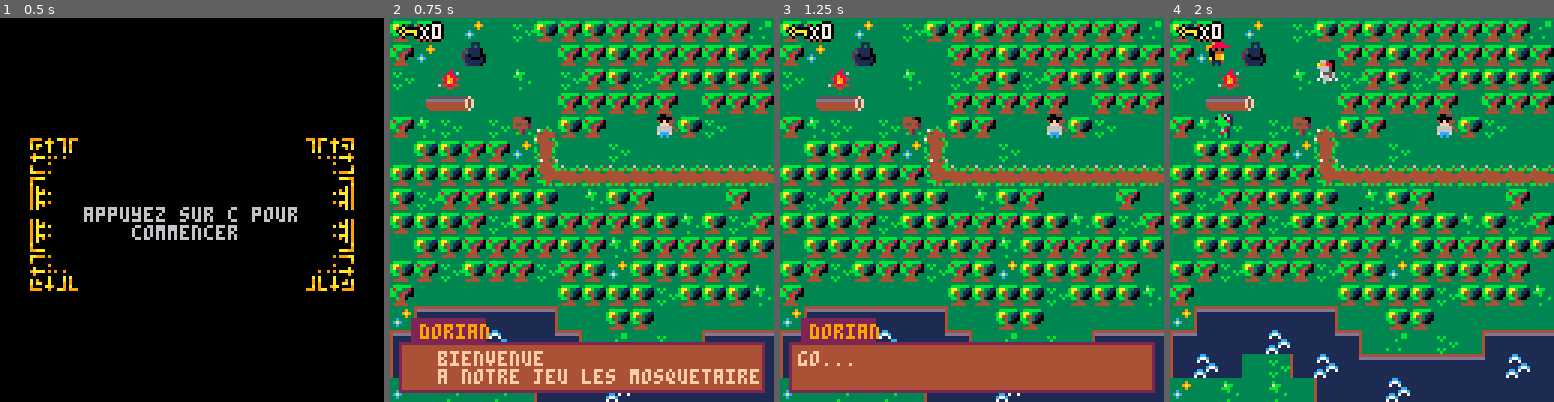
Above: before the commit, frames 1-4 (left to right).
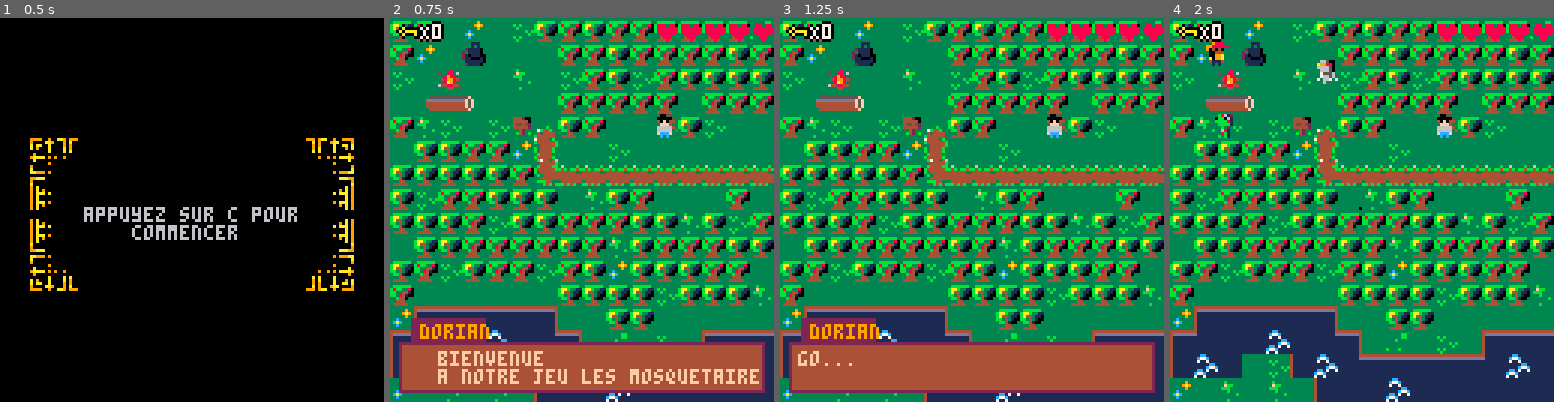
Above: after the commit, the same moments.

Repository: edwardrico/projet-collectif---pico8-les-mousquetaires
Game: PICO-8 cartridge mousquetaires.p8
Same seed, same stepped clock (60 frames per second), same inputs: the game is played once before the commit and once after it.
Inputs:
- Up to frame 1 (0.5 s): tap X (X key) at 0.33 s
- Up to frame 2 (0.75 s): tap O (Z key) at 0.7 s
- Up to frame 3 (1.25 s): tap X (X key) at 1.07 s
- Up to frame 4 (2 s): hold Right from 1.6 s (still down); tap O (Z key) at 1.7 s; tap X (X key) at 1.85 s

Frame 1 is identical in both runs. In frame 2, 0.8% of the frame differs, in the area x 69-100%, y 1-7%; in frame 3, 0.8%; in frame 4, 0.8%.

Commit message:
charlene oumaima gianni

Diff:
--- a/mousquetaires.p8
+++ b/mousquetaires.p8
@@ -134,11 +134,11 @@
 	end
 	--life-----
 
-if (p.life<=0) then
-cls(0)
-stop("try next time...",40,60,7)
-end
-	end
+--if (p.life<=0) then
+--cls(0)
+--stop("try next time...",40,60,7)
+--end
+end
 
 	interact(newx,newy)
 
@@ -595,6 +595,7 @@
 function lose()
 	if p.life<=0 then
 	scene="over"
+	sfx(5)
 	end
 end
 
@@ -634,15 +635,15 @@
 	 camera()
 		palt(0,false)
 		palt(12,true)
-		spr(80,2,2)
+	--	spr(63,2,2)
 		palt()
 
 	for i=1,totallife do
-		spr(62,128-i*8,0)
+		spr(63,128-i*8,0)
 	end
 
 	for i=1,p.life do
-		spr(63,128 -i*8,0)
+		spr(62,128 -i*8,0)
 	end
 end
 
@@ -674,12 +675,12 @@
 32111103aaaaaaaaaabb30aaaa30b3aaaa9a9a9aaaa9aaaaa9a429a9a9744a463aaaaaaa3333a3aa3333a33333aaaaaa994949aaaaa9495999aaaaaaa9a44449
 aaaaaaaa66670765a8a00aaa9954499a44444244aa00a8aa54475044444442444444424411cc1111444442440000000044444244aaaaaaaa0000000000000000
 99699aaa55560655a80660aaa94449aa44444244a06608aa5466504400000000444442441c77c11140000000000000004444424433aaaaaa0000000000000000
-4495449a55550555a064460a6944499a44444244064460aa567450446666666644444244171171116666666600000000000000003aaaaaaa0000000000000000
-444444a9000000000644446099a44499222222226444460056225022555555552222222211111cc15555555509990000555555553aaaa3aa0000000000000000
-444444495666707564444446944444444424444444aa44665427504455555555442444441111c77c555555550999900047644764aaaaaaaa0000000000000000
-4444449955556065444994444444444a44244444444444445466504455555555442444441cc17117555555550999000047644764aaaa3aaa0000000000000000
-94444a4a555550554a499444449499a94424444444994444566450440000000044244444c77c1111400000000000000047644764aaaaaaaa0000000000000000
-94444a95000000004449944499a99596222222224499444457225022222222222222222271171111222222220000000055555555aaaaaaaa0000000000000000
+4495449a55550555a064460a6944499a44444244064460aa567450446666666644444244171171116666666600000000000000003aaaaaaa0088088000880880
+444444a9000000000644446099a44499222222226444460056225022555555552222222211111cc15555555509990000555555553aaaa3aa0888888808008008
+444444495666707564444446944444444424444444aa44665427504455555555442444441111c77c555555550999900047644764aaaaaaaa0888888808000008
+4444449955556065444994444444444a44244444444444445466504455555555442444441cc17117555555550999000047644764aaaa3aaa0088888000800080
+94444a4a555550554a499444449499a94424444444994444566450440000000044244444c77c1111400000000000000047644764aaaaaaaa0008880000080800
+94444a95000000004449944499a99596222222224499444457225022222222222222222271171111222222220000000055555555aaaaaaaa0000800000008000
 33333333333333330144444104444100777070074444424444444244aaaaaaaa0000000000000000000000000000000000000000000000000000000000000000
 3b3333333b3333330405050401445450707077074444424444444244a444200a0000000000000000000000000000000000000000000000000000000000000000
 33333933333333330405050404455450777077774444494444444244a444440a0000000000000000000000000000000000000000000000000000000000000000
Not shown, changed: the sound effects (__sfx__) section of mousquetaires.p8
